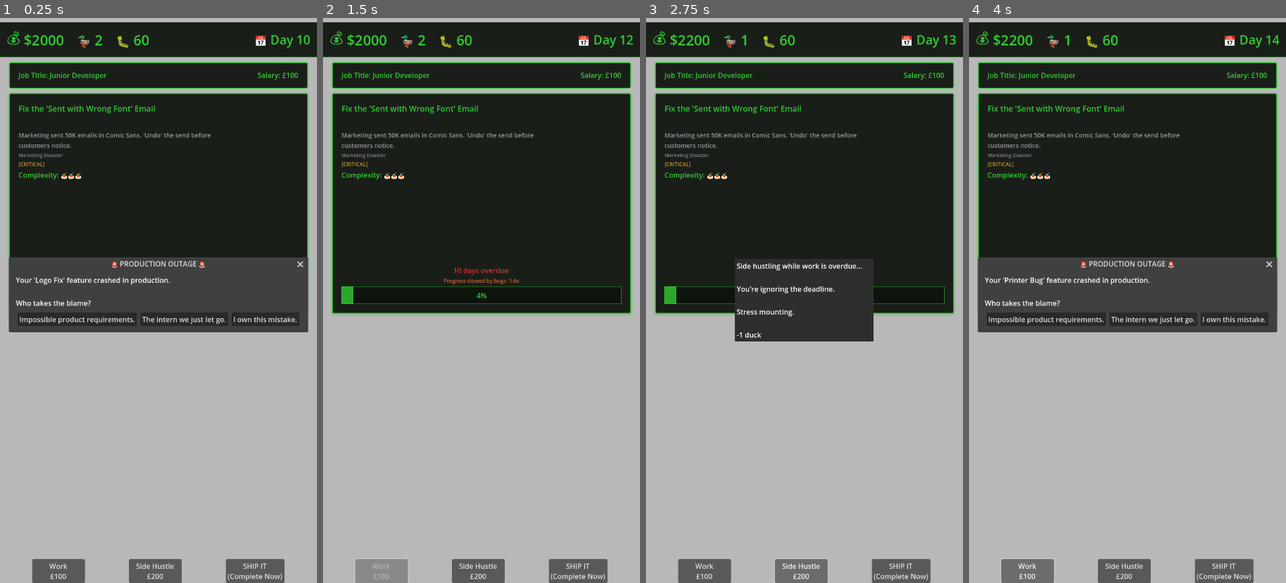
Above: before the commit, frames 1-4 (left to right).
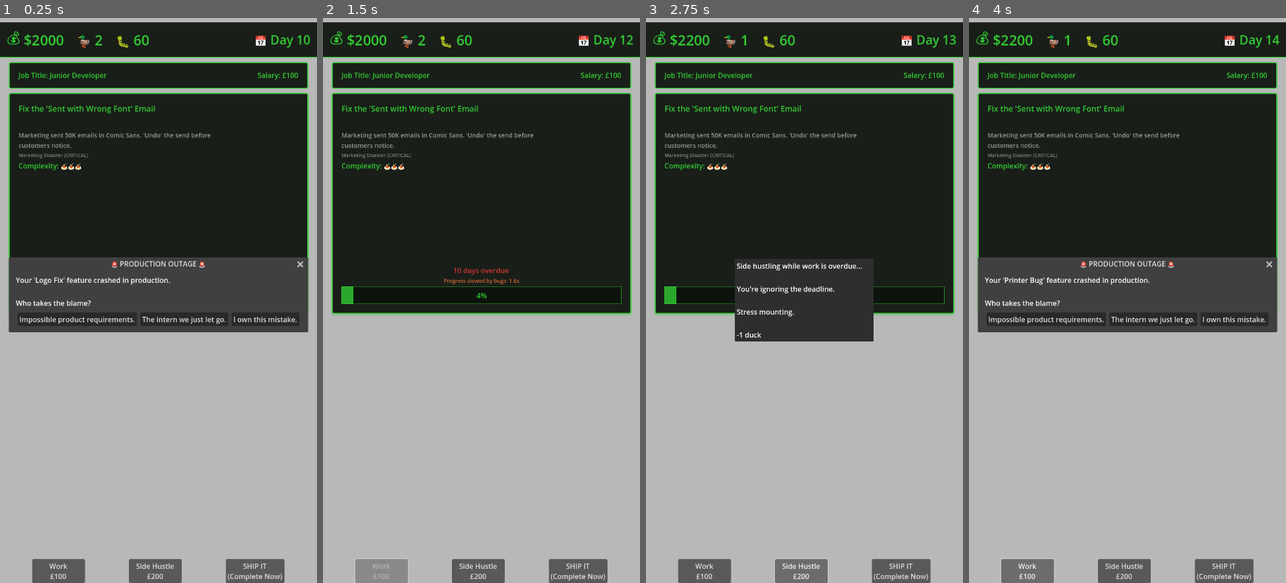
Above: after the commit, the same moments.

Repository: lmchoi/alt-f-this
Game: Godot game, scene res://scenes/game_ui.tscn
Two runs of this game, one before a commit and one after it. Both use one fixed random seed, a clock stepped at 60 frames per second and the inputs below.
Inputs:
- Up to frame 1 (0.25 s): no input
- Up to frame 2 (1.5 s): click "The intern we just let go." at 0.5 s; click "Work £100" at 1.25 s
- Up to frame 3 (2.75 s): click "Side Hustle £200" at 2 s
- Up to frame 4 (4 s): click "SHIP IT (Complete Now)" at 2.75 s; click "Work £100" at 3.5 s

The runs differ from the first frame. In frame 1, 0.3% of the frame differs, in the area x 6-28%, y 24-29%; in frame 2, 0.3%; in frame 3, 0.3%; in frame 4, 0.3%.

Commit message:
Combine flavor and categories into one line
🤖 Generated with [Claude Code](https://claude.com/claude-code)

Co-Authored-By: Claude <noreply@anthropic.com>

Diff:
--- a/scenes/task_panel.gd
+++ b/scenes/task_panel.gd
@@ -24,9 +24,8 @@
 func _on_current_task_updated(current_task: Task):
 	task_label.text = current_task.title
 	description_label.text = current_task.description
-	flavor_label.text = current_task.flavor
 	_update_complexity_label(current_task.complexity)
-	_update_category_label(current_task.categories)
+	_update_flavor_and_categories(current_task.flavor, current_task.categories)
 
 func _on_next_day(nth_day: int):
 	var days_left = GameManager.current_task.due_day - nth_day
@@ -54,17 +53,16 @@
 func _update_progress(progress: float):
 	progress_bar.value = progress
 
-func _update_category_label(categories: Array[String]):
-	if categories.is_empty():
-		category_label.text = ""
-		return
+func _update_flavor_and_categories(flavor: String, categories: Array[String]):
+	var display_text = flavor
 
-	# Display categories as badges: [OPTICS] [CRITICAL]
-	var display_text = ""
-	for category in categories:
-		display_text += "[" + category.to_upper() + "] "
+	if not categories.is_empty():
+		display_text += " "
+		for category in categories:
+			display_text += "[" + category.to_upper() + "] "
 
-	category_label.text = display_text.strip_edges()
+	flavor_label.text = display_text.strip_edges()
+	category_label.visible = false
 
 func _update_bug_impact(_amount: int):
 	var bug_multiplier = GameManager.get_bug_multiplier()
